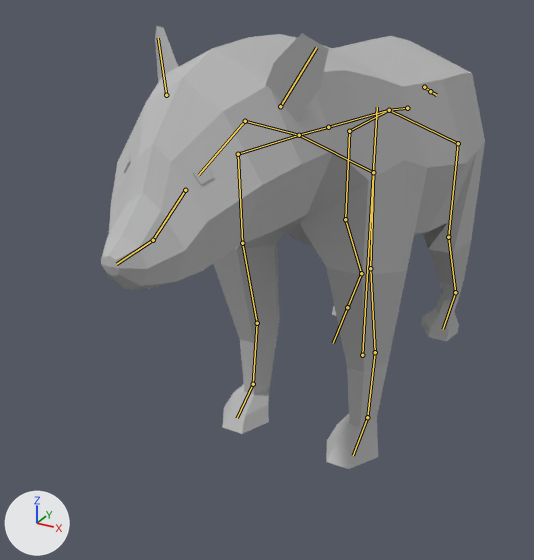
Before and after pictures for a commit that changed the FBX model Assets/Art/3D/Bear/Bear_Animated.fbx.
Camera for both pictures: a camera (50 mm lens) standing at (2.0, -5.37, 3.2) and looking at (-0.44, -0.92, 0.98). The axes (+X, +Y, +Z) are drawn at lower left. The lights are the same throughout. The older version comes first. Both versions are drawn at frame 1 of the action 'Armature|Bear_Jump'; the numbers are the values there. The bones that change, and the others that lie on the model, are drawn over the model as lines.

Names of what the first picture shows: 'Mesh_Bear'.
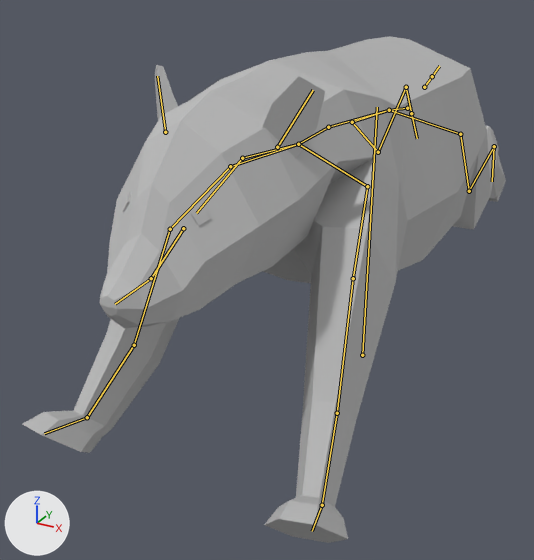
Pixel boxes (x1, y1, x2, y2) of what changed, in the pictures (534 x 560 px):
'Mesh_Bear', posed (26% wider, 14% taller)
    before: (101, 26, 485, 469)
    after: (23, 36, 506, 543)
bone 'Torso.002', root to tip
    before: (328, 127) to (299, 135)
    after: (328, 127) to (298, 144)
bone 'FrontLeg.001.L', root to tip
    before: (299, 135) to (373, 172)
    after: (298, 144) to (367, 186)
bone 'FrontLeg.002.L', root to tip
    before: (373, 172) to (370, 268)
    after: (367, 186) to (353, 278)
bone 'FrontLeg.003.L', root to tip
    before: (370, 268) to (375, 352)
    after: (353, 278) to (337, 413)
bone 'Torso.003', root to tip
    before: (299, 135) to (245, 121)
    after: (298, 144) to (242, 158)
bone 'Head.001', root to tip
    before: (245, 121) to (198, 175)
    after: (242, 158) to (196, 213)
bone 'FrontLeg.001.R', root to tip
    before: (299, 135) to (238, 154)
    after: (298, 144) to (230, 166)
bone 'FrontLeg.002.R', root to tip
    before: (238, 154) to (242, 243)
    after: (230, 166) to (170, 229)
bone 'FrontLeg.003.R', root to tip
    before: (242, 243) to (257, 323)
    after: (170, 229) to (134, 345)
bone 'BackLeg.001.L', root to tip
    before: (389, 110) to (458, 143)
    after: (389, 110) to (460, 134)
bone 'BackLeg.002.L', root to tip
    before: (458, 143) to (448, 237)
    after: (460, 134) to (469, 191)
bone 'BackLeg.003.L', root to tip
    before: (448, 237) to (455, 292)
    after: (469, 191) to (494, 146)
bone 'Tail', root to tip
    before: (424, 87) to (430, 91)
    after: (424, 87) to (432, 76)
bone 'BackLeg.001.R', root to tip
    before: (389, 110) to (349, 131)
    after: (389, 110) to (352, 122)
bone 'BackLeg.002.R', root to tip
    before: (349, 131) to (345, 219)
    after: (352, 122) to (378, 152)
bone 'BackLeg.003.R', root to tip
    before: (345, 219) to (361, 273)
    after: (378, 152) to (406, 87)

What changed in the scene script:
```text
Change bone_torso_002:
    where bone_torso_002 = bpy.data.objects['Armature'].pose.bones['Torso.002']  # child of 'Torso.001'
    bone_torso_002.rotation_quaternion: (1.0, 0.0, 0.0, 0.0) -> (0.998, 0.062, 0.0, 0.0)  # degrees (0, 0, 0) -> degrees (7, 0, 0)
Change bone_frontleg_001_l:
    where bone_frontleg_001_l = bpy.data.objects['Armature'].pose.bones['FrontLeg.001.L']  # child of 'Torso.002'
    bone_frontleg_001_l.rotation_quaternion: (1.0, 0.0, 0.0, 0.0) -> (0.955, 0.104, -0.274, 0.047)  # degrees (0, 0, 0) -> degrees (12, -32, 2)
Change bone_frontleg_002_l:
    where bone_frontleg_002_l = bpy.data.objects['Armature'].pose.bones['FrontLeg.002.L']  # child of 'FrontLeg.001.L'
    bone_frontleg_002_l.rotation_quaternion: (1.0, 0.0, 0.0, 0.0) -> (0.955, 0.157, -0.104, 0.228)  # degrees (0, 0, 0) -> degrees (15, -16, 25)
Change bone_frontleg_003_l:
    where bone_frontleg_003_l = bpy.data.objects['Armature'].pose.bones['FrontLeg.003.L']  # child of 'FrontLeg.002.L'
    bone_frontleg_003_l.rotation_quaternion: (1.0, 0.0, 0.0, 0.0) -> (0.998, -0.045, 0.0, -0.035)  # degrees (0, 0, 0) -> degrees (-5, 0, -4)
Change bone_torso_003:
    where bone_torso_003 = bpy.data.objects['Armature'].pose.bones['Torso.003']  # child of 'Torso.002'
    bone_torso_003.rotation_quaternion: (1.0, 0.0, 0.0, 0.0) -> (0.999, 0.042, 0.0, 0.0)  # degrees (0, 0, 0) -> degrees (5, 0, 0)
Change bone_head_001:
    where bone_head_001 = bpy.data.objects['Armature'].pose.bones['Head.001']  # child of 'Torso.003'
    bone_head_001.rotation_quaternion: (1.0, 0.0, 0.0, 0.0) -> (0.994, -0.111, 0.0, 0.0)  # degrees (0, 0, 0) -> degrees (-13, 0, 0)
Change bone_frontleg_001_r:
    where bone_frontleg_001_r = bpy.data.objects['Armature'].pose.bones['FrontLeg.001.R']  # child of 'Torso.002'
    bone_frontleg_001_r.rotation_quaternion: (1.0, 0.0, 0.0, 0.0) -> (0.956, 0.103, 0.271, -0.047)  # degrees (0, 0, 0) -> degrees (12, 32, -2)
Change bone_frontleg_002_r:
    where bone_frontleg_002_r = bpy.data.objects['Armature'].pose.bones['FrontLeg.002.R']  # child of 'FrontLeg.001.R'
    bone_frontleg_002_r.rotation_quaternion: (1.0, 0.0, 0.0, 0.0) -> (0.929, 0.255, 0.052, -0.264)  # degrees (0, 0, 0) -> degrees (27, 13, -29)
Change bone_frontleg_003_r:
    where bone_frontleg_003_r = bpy.data.objects['Armature'].pose.bones['FrontLeg.003.R']  # child of 'FrontLeg.002.R'
    bone_frontleg_003_r.rotation_quaternion: (1.0, 0.0, 0.0, 0.0) -> (0.976, -0.171, 0.0, 0.134)  # degrees (0, 0, 0) -> degrees (-20, 3, 15)
Change bone_backleg_001_l:
    where bone_backleg_001_l = bpy.data.objects['Armature'].pose.bones['BackLeg.001.L']  # child of 'Hip'
    bone_backleg_001_l.rotation_quaternion: (1.0, 0.0, 0.0, 0.0) -> (0.996, -0.06, 0.061, -0.012)  # degrees (0, 0, 0) -> degrees (-7, 7, -2)
Change bone_backleg_002_l:
    where bone_backleg_002_l = bpy.data.objects['Armature'].pose.bones['BackLeg.002.L']  # child of 'BackLeg.001.L'
    bone_backleg_002_l.rotation_quaternion: (1.0, 0.0, 0.0, 0.0) -> (0.966, -0.213, 0.0, -0.146)  # degrees (0, 0, 0) -> degrees (-24, -4, -16)
Change bone_backleg_003_l:
    where bone_backleg_003_l = bpy.data.objects['Armature'].pose.bones['BackLeg.003.L']  # child of 'BackLeg.002.L'
    bone_backleg_003_l.rotation_quaternion: (1.0, 0.0, 0.0, 0.0) -> (0.961, -0.227, 0.0, -0.156)  # degrees (0, 0, 0) -> degrees (-26, -4, -17)
Change bone_tail:
    where bone_tail = bpy.data.objects['Armature'].pose.bones['Tail']  # child of 'Hip'
    bone_tail.rotation_quaternion: (1.0, 0.0, 0.0, 0.0) -> (0.95, 0.313, 0.0, 0.0)  # degrees (0, 0, 0) -> degrees (36, 0, 0)
Change bone_backleg_001_r:
    where bone_backleg_001_r = bpy.data.objects['Armature'].pose.bones['BackLeg.001.R']  # child of 'Hip'
    bone_backleg_001_r.rotation_quaternion: (1.0, 0.0, 0.0, 0.0) -> (0.996, -0.063, -0.065, 0.013)  # degrees (0, 0, 0) -> degrees (-7, -7, 2)
Change bone_backleg_002_r:
    where bone_backleg_002_r = bpy.data.objects['Armature'].pose.bones['BackLeg.002.R']  # child of 'BackLeg.001.R'
    bone_backleg_002_r.rotation_quaternion: (1.0, 0.0, 0.0, 0.0) -> (0.911, -0.34, 0.0, 0.233)  # degrees (0, 0, 0) -> degrees (-39, 9, 25)
Change bone_backleg_003_r:
    where bone_backleg_003_r = bpy.data.objects['Armature'].pose.bones['BackLeg.003.R']  # child of 'BackLeg.002.R'
    bone_backleg_003_r.rotation_quaternion: (1.0, 0.0, 0.0, 0.0) -> (0.956, -0.241, 0.0, 0.165)  # degrees (0, 0, 0) -> degrees (-28, 5, 18)
```
